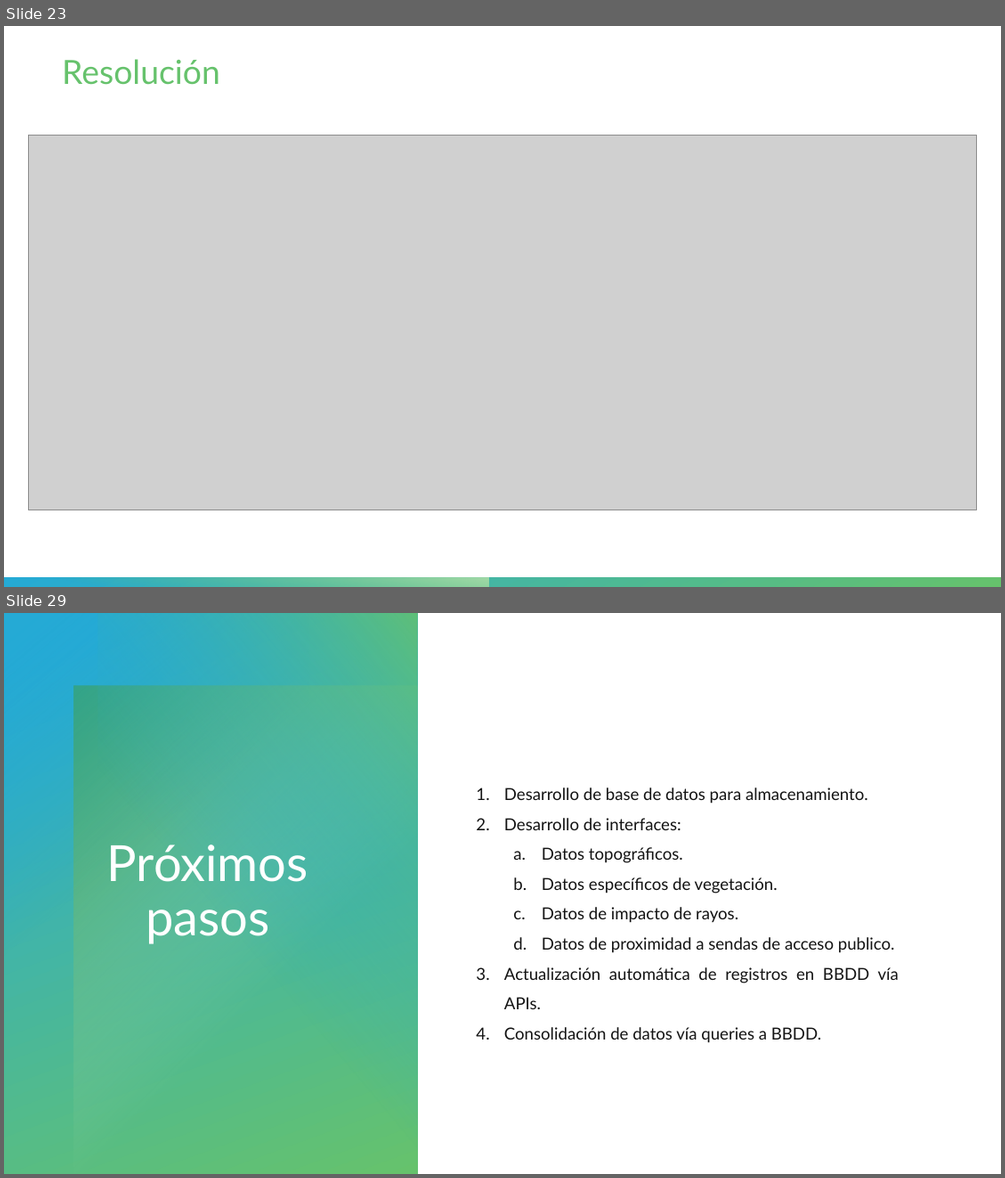
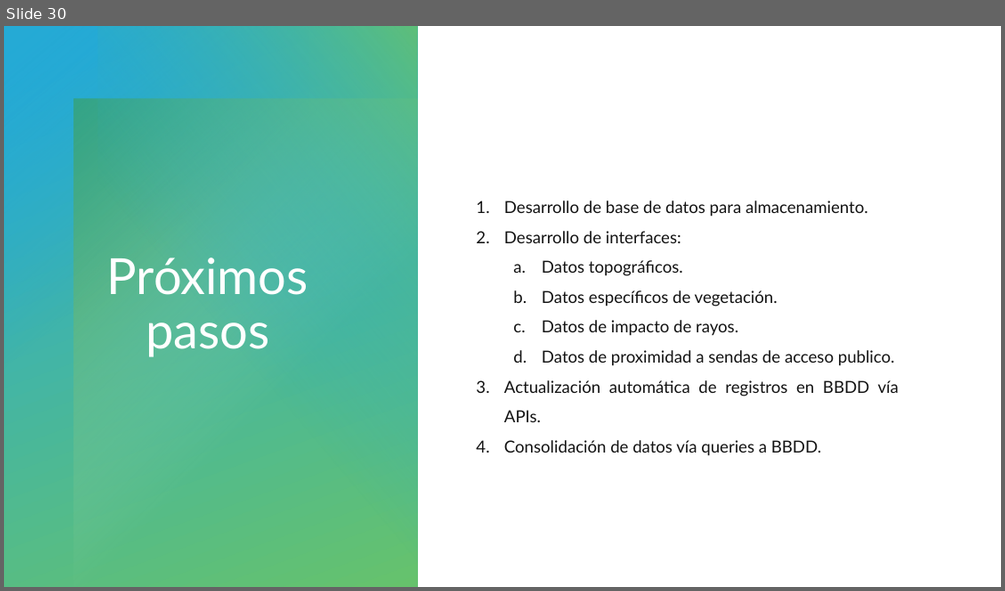
Before and after one commit to HunterCitto/199---Seminario-Final, a slide deck: docs/Entregas/Presentación/Incendios forestales de la Patagonia Andina - Pública.pptx. Shown one above the other, each under a label of ours: slides 23 and 29 before the commit, slide 30 after it; the slides between them are not shown. The pictures are 1005x1178 and 1005x591 pixels, drawn with LibreOffice and Linux fonts; fonts in the diff are those of the drawing; grey boxes stand for pictures. Boxes give left, top, right and bottom in pixels: in the first picture for what was removed or moved away, otherwise in the second. Text is boxed around its words. In the diff, an @@ line names an element or a change of style, - is before the commit and + after.

```diff
--- a/docs/Entregas/Presentación/Incendios forestales de la Patagonia Andina - Pública.pptx
+++ b/docs/Entregas/Presentación/Incendios forestales de la Patagonia Andina - Pública.pptx
@@ slide 23 removed at (4,26,1001,587), background #FFFFFF @@
@@ text removed at (62,59,220,85) @@
-Resolución
@@ picture removed at (29,135,977,510) @@
@@ rectangle removed at (4,578,1001,587) @@
@@ rectangle removed at (4,578,488,587) @@
@@ what was slide 29 is now slide 30 @@
```
Also in this commit, not shown: 8 slides changed, 9 slides added, 7 other slides removed, 7 other files.
